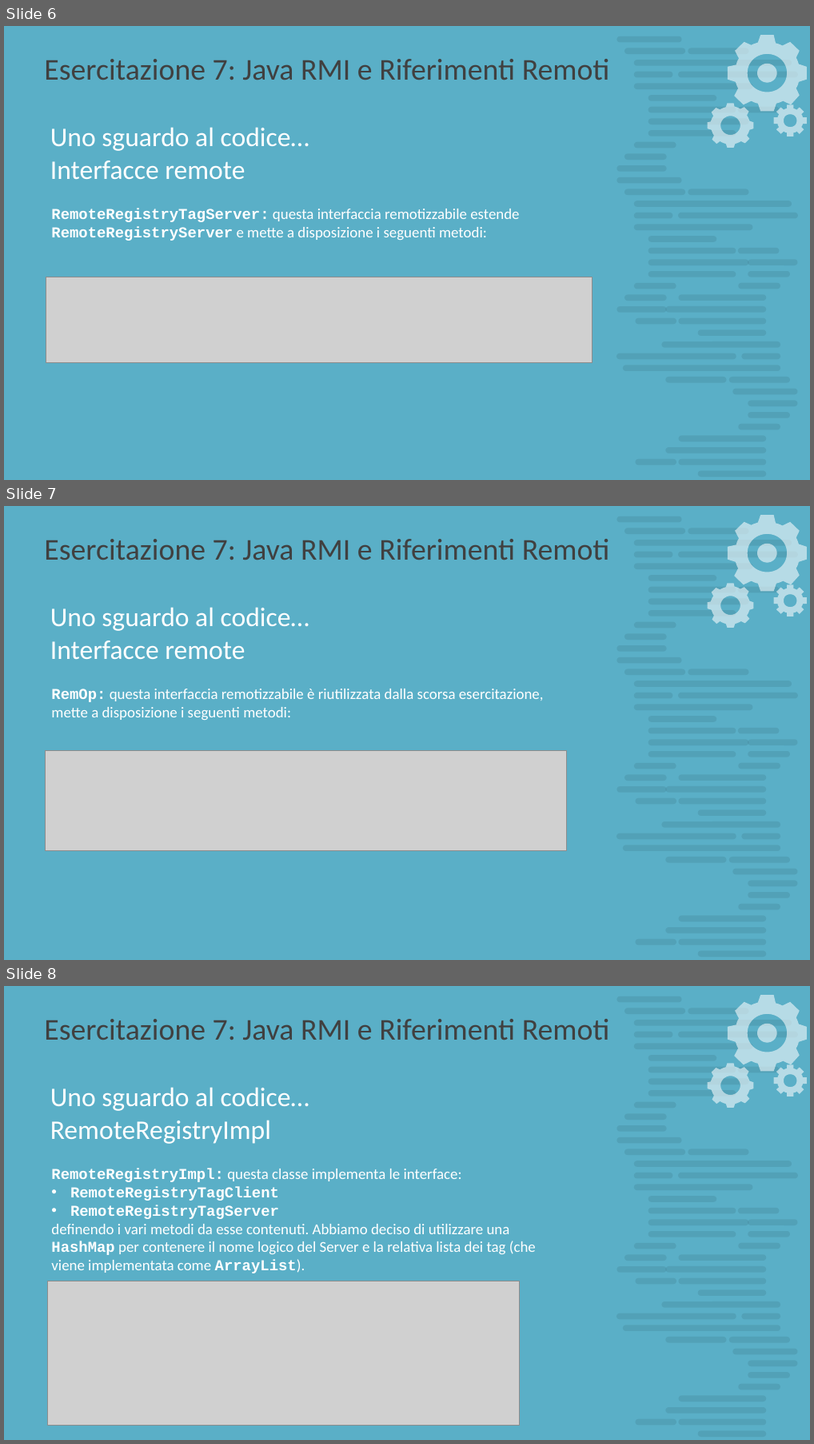
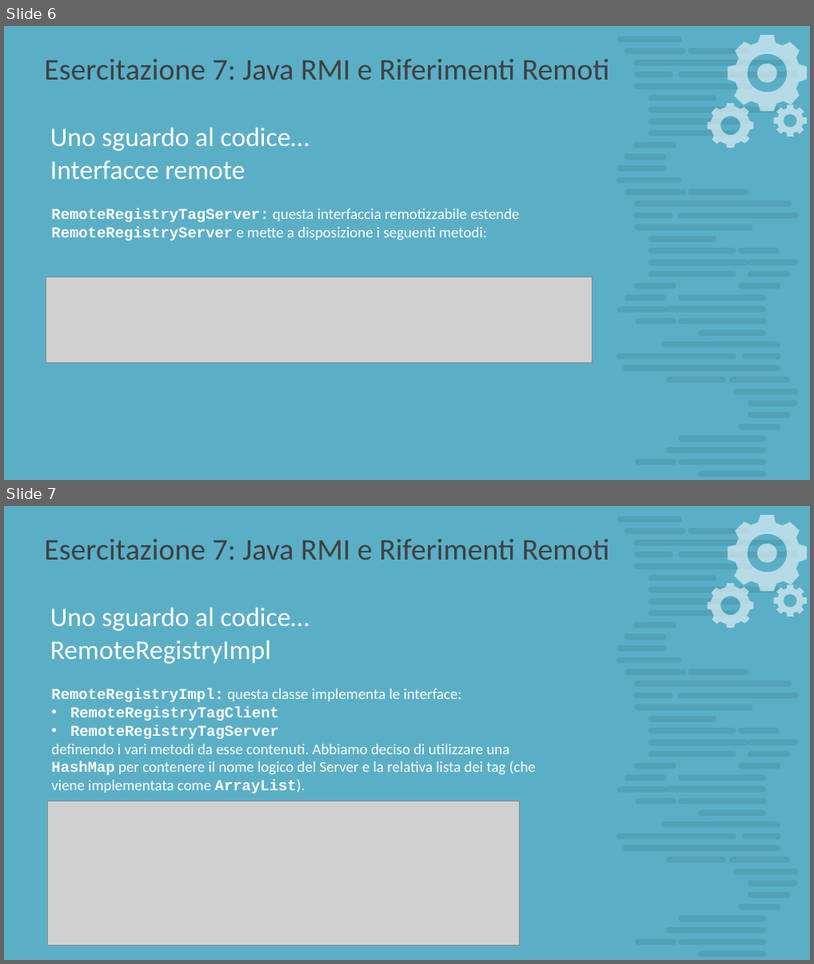
Before and after one commit to timeofview/reti-di-calcolatori, a slide deck: E7/Esercitazione 7.pptx. Shown one above the other, each under a label of ours: slides 6, 7 and 8 before the commit, slides 6 and 7 after it. The pictures are 814x1444 and 814x964 pixels, drawn with LibreOffice and Linux fonts; fonts in the diff are those of the drawing; grey boxes stand for pictures. Boxes give left, top, right and bottom in pixels: in the first picture for what was removed or moved away, otherwise in the second. Text is boxed around its words. In the diff, an @@ line names an element or a change of style, - is before the commit and + after.

```diff
--- a/E7/Esercitazione 7.pptx
+++ b/E7/Esercitazione 7.pptx
@@ slide 7 removed at (4,506,810,960), background #5AAFC7 @@
@@ title removed at (44,539,610,560) @@
-Esercitazione 7: Java RMI e Riferimenti Remoti
@@ group removed at (708,515,807,628): 4 freeform shapes @@
@@ text removed at (50,607,310,659) @@
-Uno sguardo al codice…
-Interfacce remote
@@ text removed at (51,688,544,720) @@
-RemOp: questa interfaccia remotizzabile è riutilizzata dalla scorsa esercitazione, mette a disposizione i seguenti metodi:
@@ group removed at (617,516,798,792): 30 rounded rectangles @@
@@ picture removed at (46,751,567,850) @@
@@ group removed at (617,739,798,956): 23 rounded rectangles @@
@@ what was slide 8 is now slide 7 @@
```
Also in this commit, not shown: 2 slides changed.
